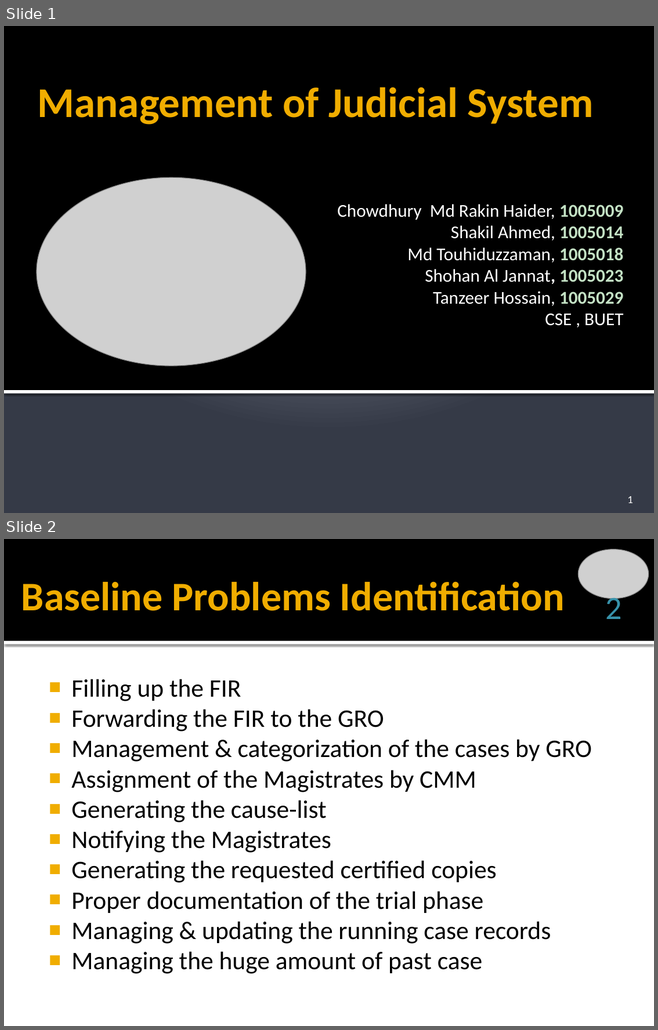
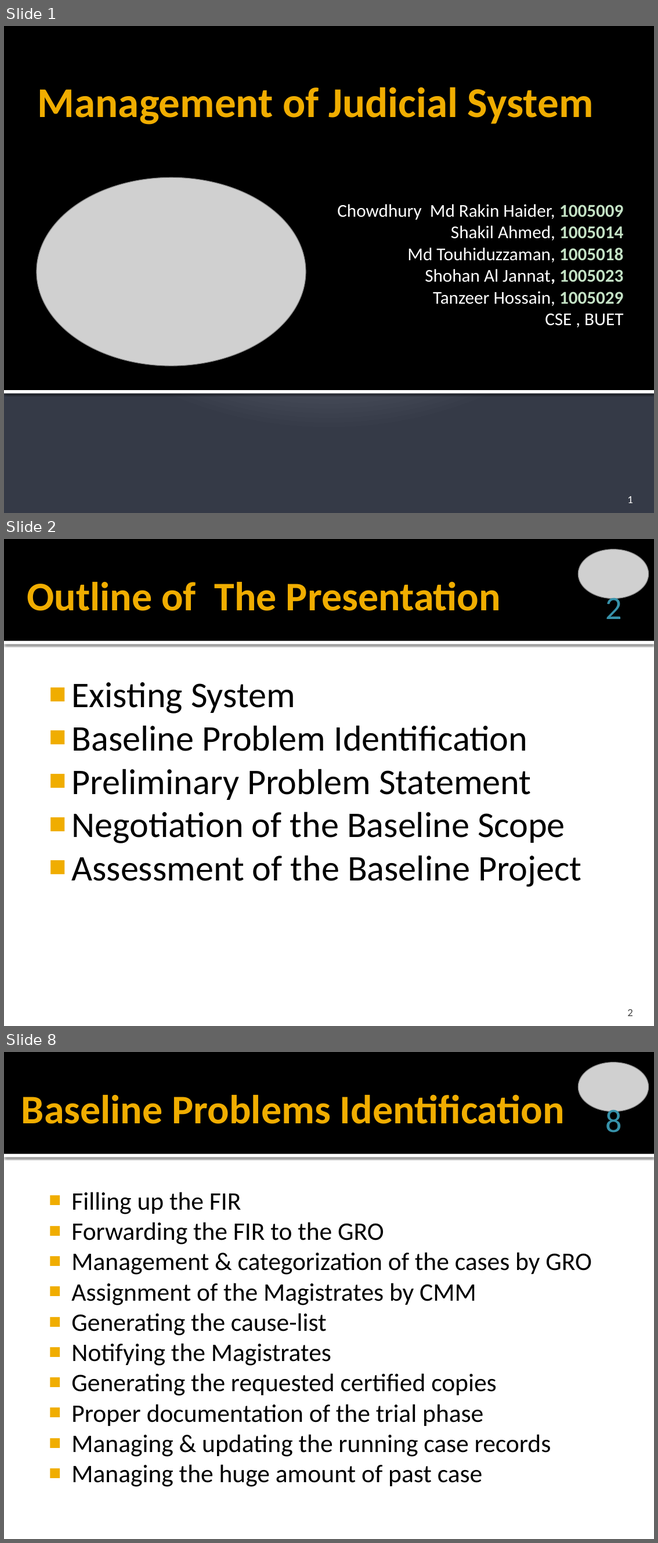
Before and after one commit to Touhid18/CSE308-Management_of_Judicial_System-1005009_1005014_1005018_1005023_1005029, a slide deck: ISD_Management_of_Judicial_System_P2.pptx. Shown one above the other, each under a label of ours: slides 1 and 2 before the commit, slides 1, 2 and 8 after it; the slides between them are not shown. The pictures are 658x1030 and 658x1543 pixels, drawn with LibreOffice and Linux fonts; fonts in the diff are those of the drawing; grey boxes stand for pictures. Boxes give left, top, right and bottom in pixels: in the first picture for what was removed or moved away, otherwise in the second. Text is boxed around its words. In the diff, an @@ line names an element or a change of style, - is before the commit and + after.

```diff
--- a/ISD_Management_of_Judicial_System_P2.pptx
+++ b/ISD_Management_of_Judicial_System_P2.pptx
@@ slide 2 added at [4,539,654,1026], background #FFFFFF; not listed: 2 template elements that a slide beside it also shows @@
@@ picture added at [578,549,648,599] @@
@@ title added at [27,581,500,611], 45 pt, text #F0AD00, bold @@
+Outline of The Presentation
@@ page number added at [605,592,622,619], 36 pt, text #3792AA @@
+2
@@ text added at [71,682,581,887], 40 pt, text #000000 @@
+■ Existing System
+■ Baseline Problem Identification
+■ Preliminary Problem Statement
+■ Negotiation of the Baseline Scope
+■ Assessment of the Baseline Project
@@ page number added at [627,1009,632,1016], 12 pt, text #454545 @@
+2
@@ what was slide 2 is now slide 8 @@
@@ page number at [605,1105,622,1133]: text changed @@
-2
+8
```
Also in this commit, not shown: 2 slides changed, 6 other slides added, 1 other file.
